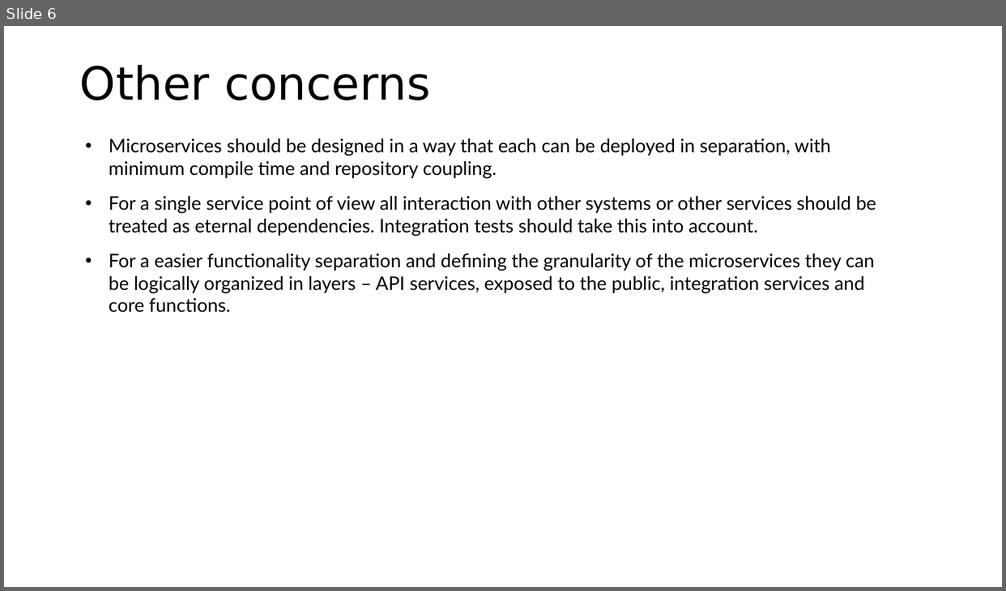
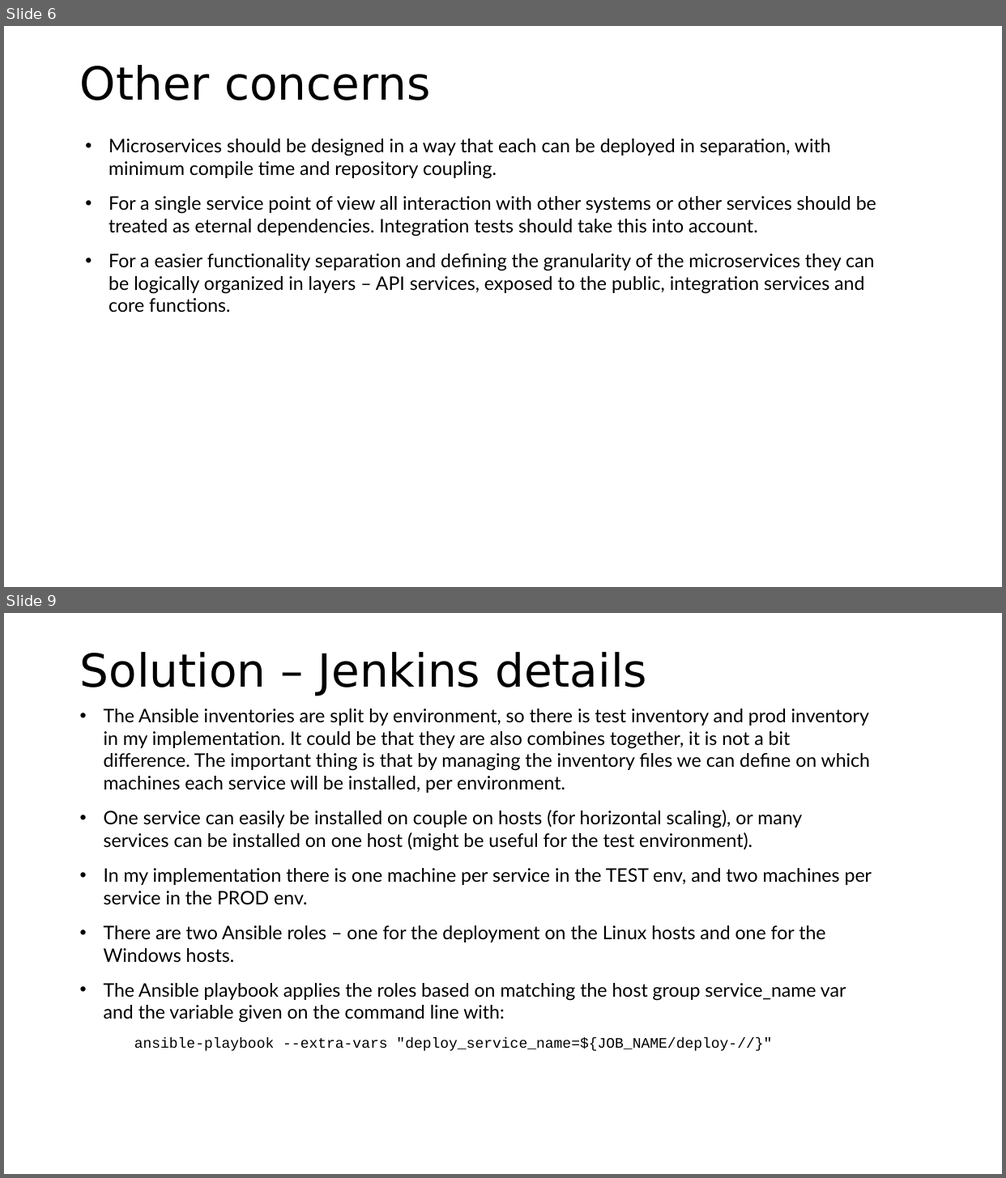
Before and after one commit to mihailnenov/test-python-project, a slide deck: Ps-CICD.pptx. Shown one above the other, each under a label of ours: slide 6 before the commit, slides 6 and 9 after it; the slides between them are not shown. The pictures are 1006x591 and 1006x1178 pixels, drawn with LibreOffice and Linux fonts; fonts in the diff are those of the drawing. Boxes give left, top, right and bottom in pixels: in the first picture for what was removed or moved away, otherwise in the second. Text is boxed around its words. In the diff, an @@ line names an element or a change of style, - is before the commit and + after.

Commit message:
Fix --extra-vars "deploy_service_name=${JOB_NAME/deploy-//}"

```diff
--- a/Ps-CICD.pptx
+++ b/Ps-CICD.pptx
@@ slide 9 added at bbox=[4, 613, 1002, 1174], background #FFFFFF @@
@@ text added at bbox=[80, 652, 647, 696], 44 pt, text #000000 @@
+Solution – Jenkins details
@@ text added at bbox=[104, 709, 872, 1023], 18 pt, text #000000 @@
+• The Ansible inventories are split by environment, so there is test inventory and prod inventory in my implementation. It could be that they are also combines together, it is not a bit difference. The important thing is that by managing the inventory files we can define on which machines each service will be installed, per environment.
+• One service can easily be installed on couple on hosts (for horizontal scaling), or many services can be installed on one host (might be useful for the test environment).
+• In my implementation there is one machine per service in the TEST env, and two machines per service in the PROD env.
+• There are two Ansible roles – one for the deployment on the Linux hosts and one for the Windows hosts.
+• The Ansible playbook applies the roles based on matching the host group service_name var and the variable given on the command line with:
@@ text added at bbox=[134, 1038, 772, 1051], 14 pt, text #000000 @@
+ansible-playbook --extra-vars "deploy_service_name=${JOB_NAME/deploy-//}"
```
Also in this commit, not shown: 3 slides changed, 1 other slide added, 1 other file.
